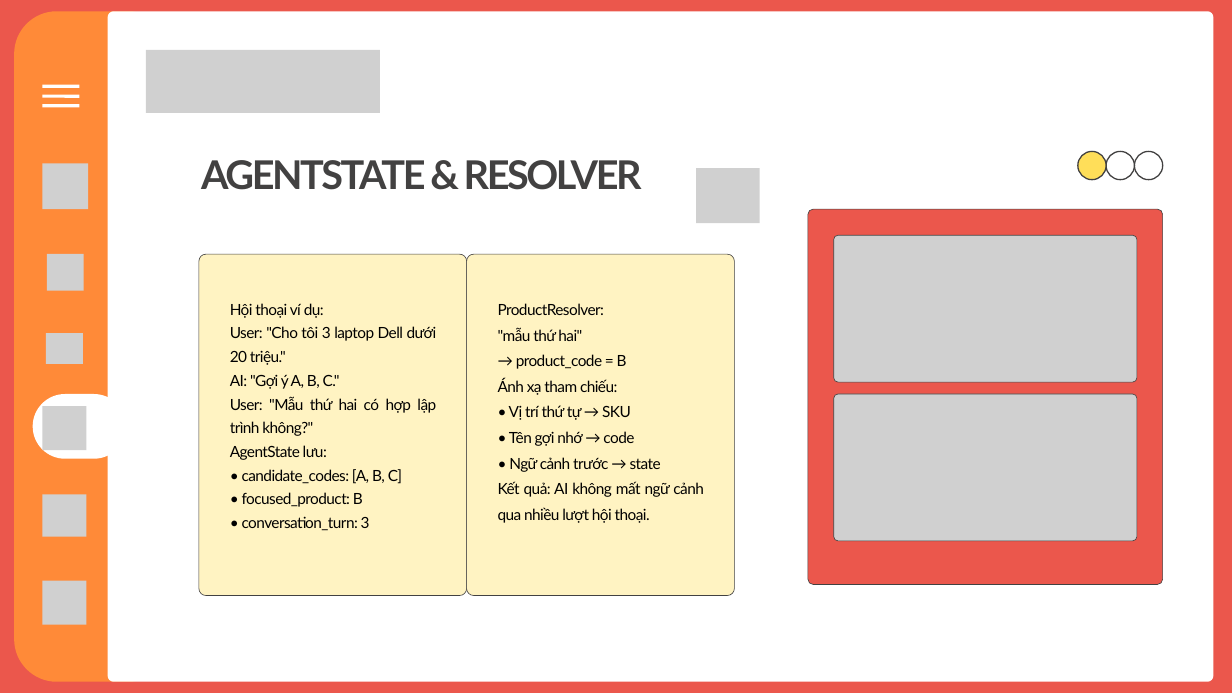
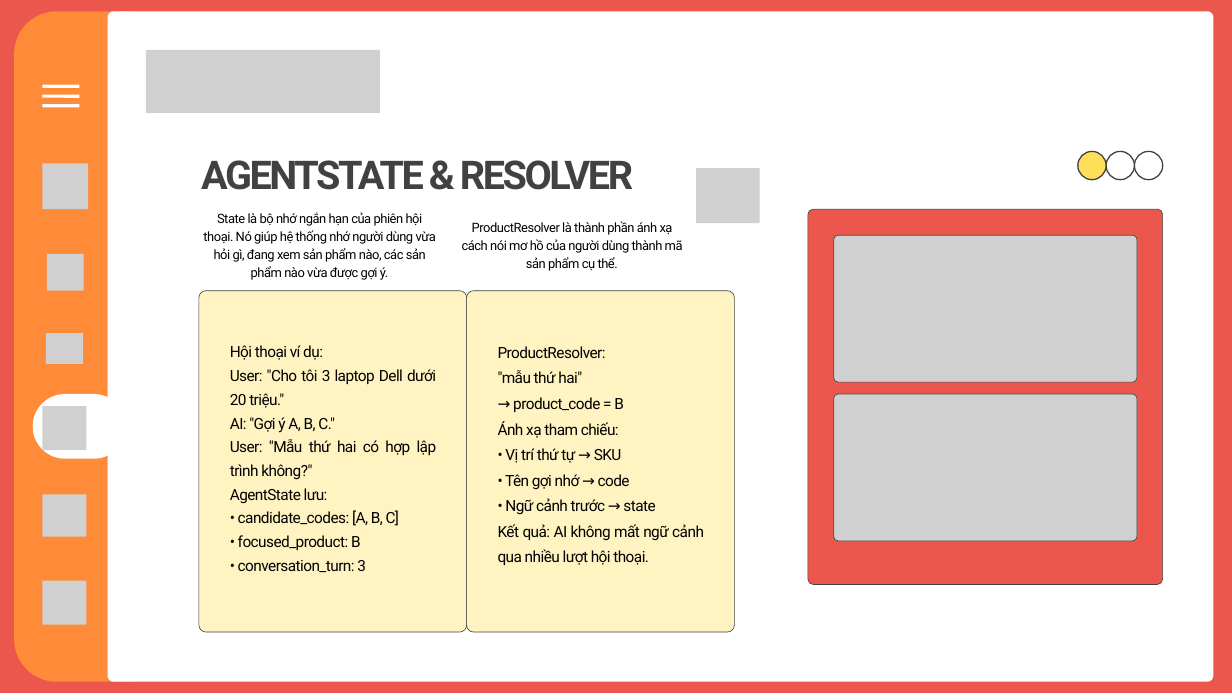
Before and after one commit to mindu2kk/Internship, a slide deck: slide 15 of Documents/FinalReport/B23DCCE022_Slide thuyết trình.pptx (slide 16 before the commit). Drawn at 1232x693 pixels with LibreOffice and Linux fonts; fonts in the diff are those of the drawing; grey boxes stand for pictures. Boxes give left, top, right and bottom in pixels: in the first picture for what was removed or moved away, otherwise in the second. Text is boxed around its words. In the diff, an @@ line names an element or a change of style, - is before the commit and + after.

```diff
--- a/Documents/FinalReport/B23DCCE022_Slide thuyết trình.pptx
+++ b/Documents/FinalReport/B23DCCE022_Slide thuyết trình.pptx
@@ text added at (x1=203, y1=212, x2=436, y2=280), 15.1 pt, text #000000 @@
+State là bộ nhớ ngắn hạn của phiên hội thoại. Nó giúp hệ thống nhớ người dùng vừa hỏi gì, đang xem sản phẩm nào, các sản phẩm nào vừa được gợi ý.
@@ text added at (x1=462, y1=221, x2=683, y2=271), 15.1 pt, text #000000 @@
+ProductResolver là thành phần ánh xạ cách nói mơ hồ của người dùng thành mã sản phẩm cụ thể.
@@ freeform shape moved from (x1=199, y1=254, x2=467, y2=596) to (x1=199, y1=291, x2=467, y2=632) @@
@@ freeform shape moved from (x1=467, y1=254, x2=735, y2=596) to (x1=467, y1=291, x2=735, y2=632) @@
@@ text "Hội thoại ví dụ:" moved from (x1=230, y1=303, x2=437, y2=531) to (x1=230, y1=345, x2=437, y2=572) @@
@@ font Lato to Roboto in 3 elements at (x1=201, y1=160, x2=633, y2=190), (x1=230, y1=345, x2=437, y2=572), (x1=498, y1=346, x2=704, y2=565) @@
@@ text "ProductResolver:" moved from (x1=498, y1=303, x2=704, y2=523) to (x1=498, y1=346, x2=704, y2=565) @@
```
Also in this commit, not shown: 18 other slides changed, 1 slide removed.
